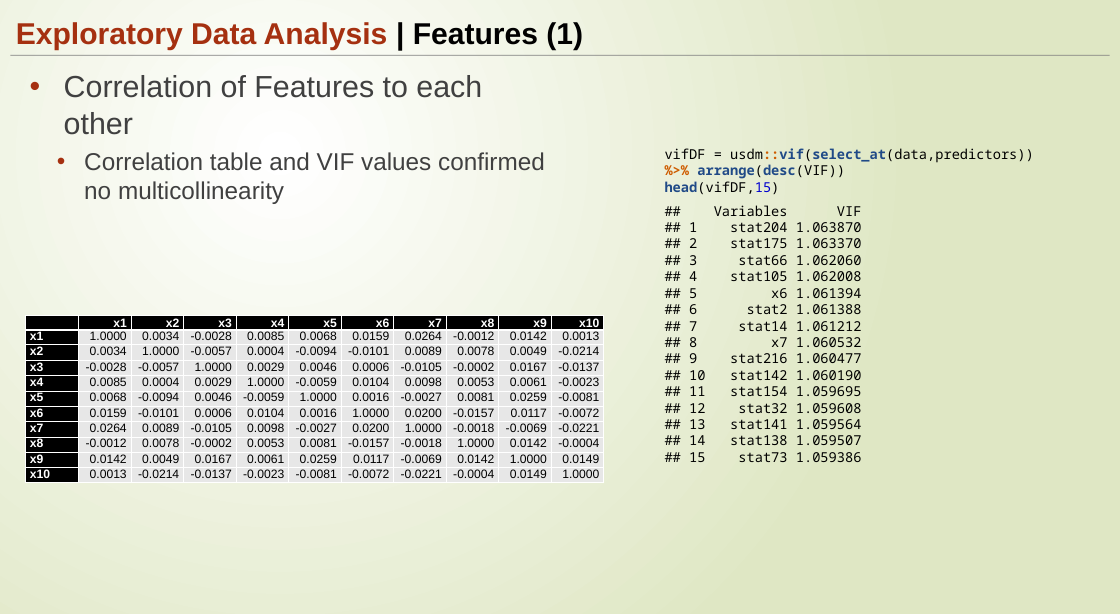
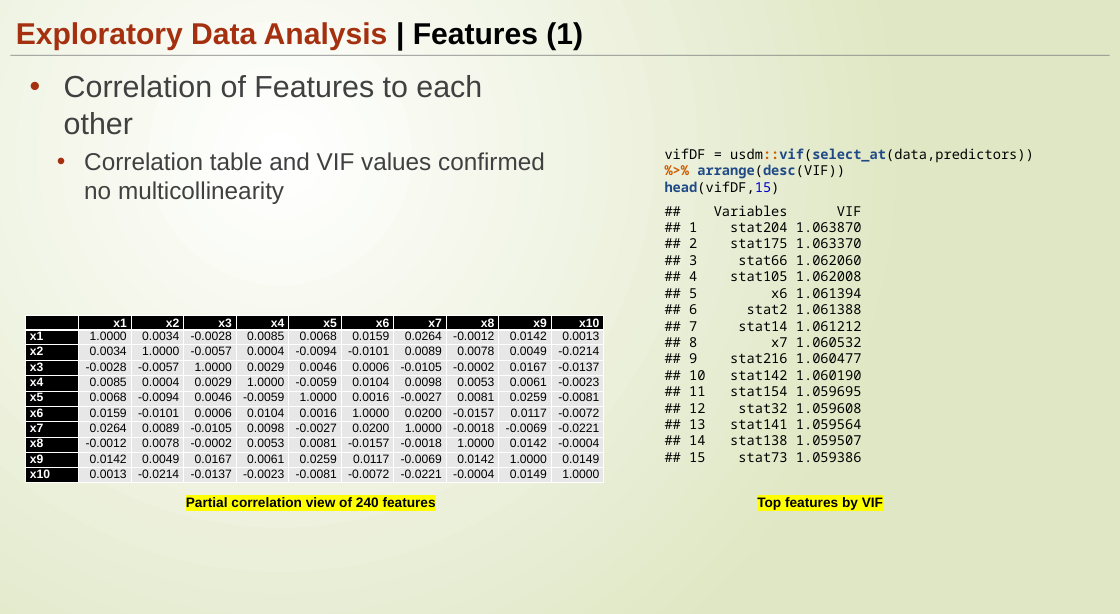
Before and after one commit to ngupta23/DS6372-PredictingPerformanceIntegratedCircuits1, a slide deck: slide 7 of Presentation/MSDS6372_Project1_Presentationv2.pptx. Drawn at 1120x614 pixels with LibreOffice and Linux fonts; fonts in the diff are those of the drawing. Boxes give left, top, right and bottom in pixels: in the first picture for what was removed or moved away, otherwise in the second. Text is boxed around its words. In the diff, an @@ line names an element or a change of style, - is before the commit and + after.

```diff
--- a/Presentation/MSDS6372_Project1_Presentationv2.pptx
+++ b/Presentation/MSDS6372_Project1_Presentationv2.pptx
@@ text added at [186,497,436,507], 18 pt, text #000000, bold @@
+Partial correlation view of 240 features
@@ text added at [757,497,883,510], 18 pt, text #000000, bold @@
+Top features by VIF
```
Also in this commit, not shown: 6 other slides changed, 3 other files.
